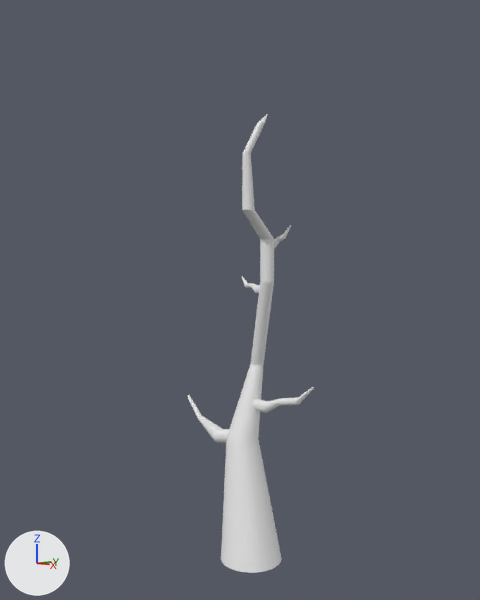
Before and after pictures for a commit that changed the Blender file env_tree_FarhanDinaf_01.blend.
One viewpoint serves both versions: a 50 mm lens placed at (8.19, -7.45, 5.08), pointed at (-0.39, 0.07, 4.04). Lighting does not change. The marker at lower left points along +X, +Y and +Z. The older version comes first.

The scene before the commit, as lines of its bpy script (objects in view):
```python
me_cylinder_001 = bpy.data.meshes.new('Cylinder.001')
me_cylinder_001.from_pydata(...)  # 1332 vertices, 1069 faces; spans x -2.06..0.7, y -0.48..0.78, z -0.44..7.11
ob_cylinder = bpy.data.objects.new('Cylinder', me_cylinder_001)
ob_cylinder.location = (0.0, 0.0, 0.0)
```
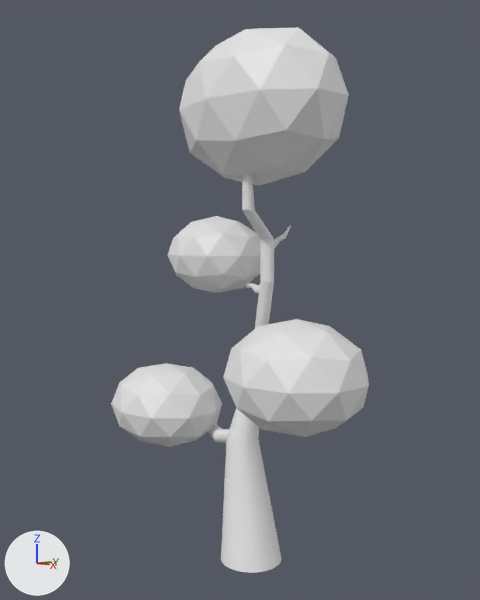
Commit message: finishing the tree

Where the change shows, as pixel boxes (x1, y1, x2, y2) in the pictures (480 x 600 px):
'Icosphere.002', added: after (179, 27, 349, 186)
'Icosphere', added: after (223, 319, 369, 437)
'Icosphere.003', added: after (111, 363, 222, 447)
'Icosphere.001', added: after (167, 216, 260, 293)

The change in detail:
Material 'Material' (mat_material) is new.
Its base color is (0.8, 0.8, 0.8) (white #e7e7e7).
Mesh me_icosphere_003 is new.
It is an icosphere of 80 faces spanning x -0.95..0.95, y -1.0..1.0, z -1.0..1.0.
It uses material mat_material (its picture is missing).
Mesh me_icosphere_002 is new.
It is an icosphere of 80 faces spanning x -0.95..0.95, y -1.0..1.0, z -1.0..1.0.
It uses material mat_material (its picture is missing).
Mesh me_icosphere_001 is new.
It is an icosphere of 80 faces spanning x -0.95..0.95, y -1.0..1.0, z -1.0..1.0.
It uses material mat_material (its picture is missing).
Mesh me_icosphere is new.
It is an icosphere of 80 faces spanning x -0.95..0.95, y -1.0..1.0, z -1.0..1.0.
It uses material mat_material (its picture is missing).
Object 'Icosphere.003' (ob_icosphere_003) is new; it shows me_icosphere_003.
Its location is (-2.06, -0.31, 1.97).
Its scale is (1.16, 0.991, 0.777).
Object 'Icosphere.002' (ob_icosphere_002) is new; it shows me_icosphere_002.
Its location is (0.07, 0.08, 7.2).
Its scale is (1.66, 1.1, 1.25).
Object 'Icosphere.001' (ob_icosphere_001) is new; it shows me_icosphere_001.
Its location is (-1.37, 0.36, 4.79).
Its scale is (1.01, 0.852, 0.712).
Object 'Icosphere' (ob_icosphere) is new; it shows me_icosphere.
Its location is (1.03, 0.0, 2.93).
Its scale is (1.21, 1.1, 0.915).
